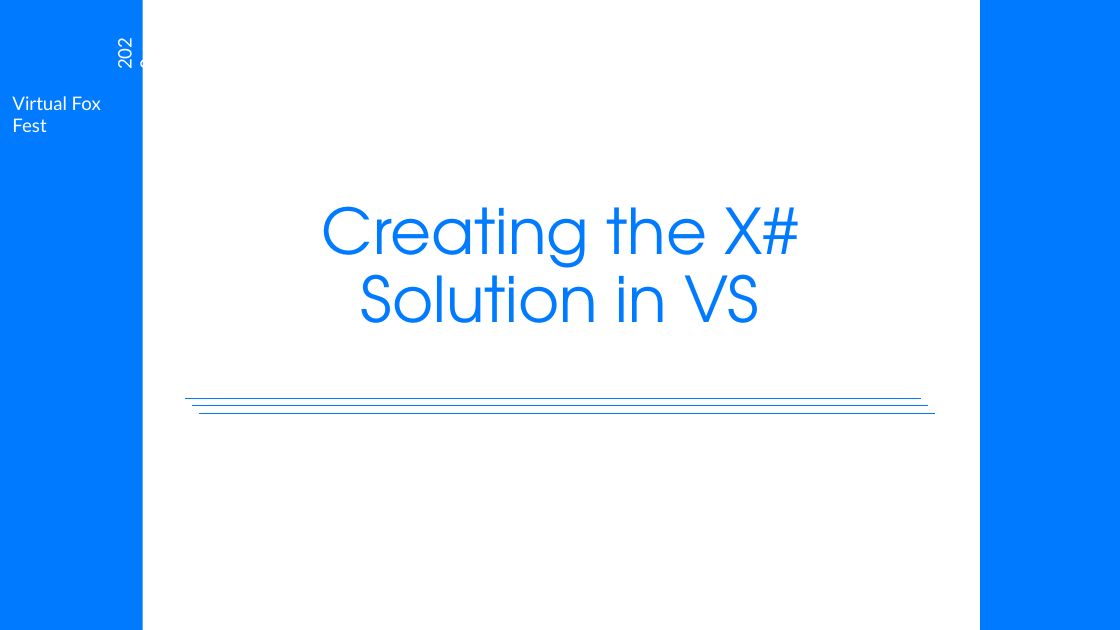
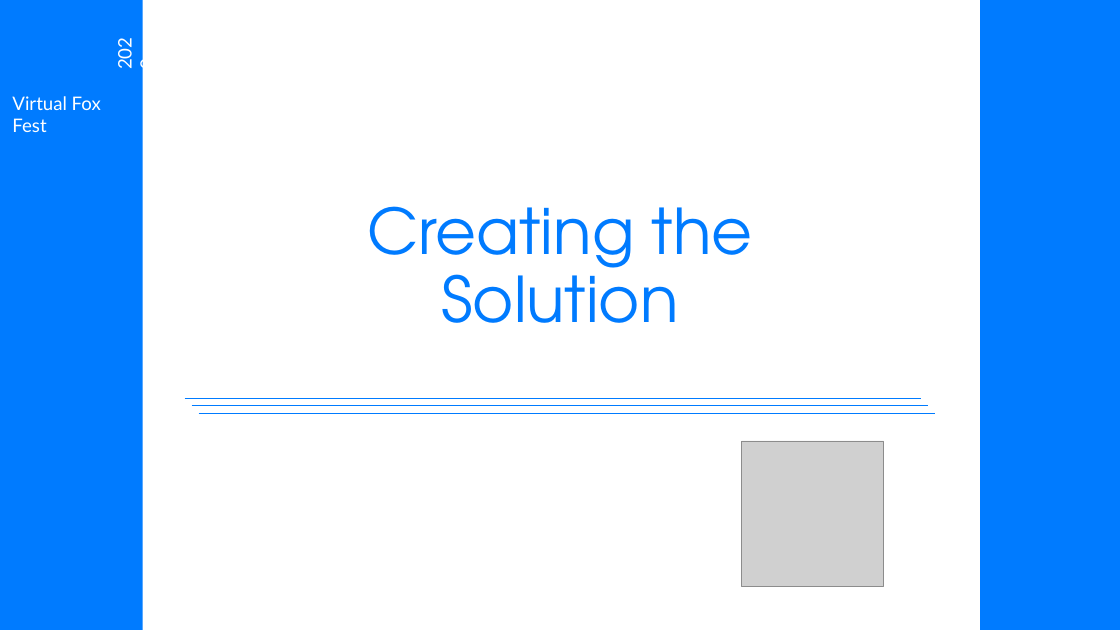
Before and after one commit to eselje/XToDos, a slide deck: slide 10 of Docs/Selje_XSharpFromScratch_Slides.pptx (slide 8 before the commit). Drawn at 1120x630 pixels with LibreOffice and Linux fonts; fonts in the diff are those of the drawing; grey boxes stand for pictures; background and template pictures are left out. Boxes give left, top, right and bottom in pixels: in the first picture for what was removed or moved away, otherwise in the second. Text is boxed around its words. In the diff, an @@ line names an element or a change of style, - is before the commit and + after.

```diff
--- a/Docs/Selje_XSharpFromScratch_Slides.pptx
+++ b/Docs/Selje_XSharpFromScratch_Slides.pptx
@@ title at (367, 206, 753, 323): text changed @@
-Creating the X# Solution in VS
+Creating the Solution
@@ picture added at (742, 441, 884, 586) @@
```
Also in this commit, not shown: 5 other slides changed, 27 slides added, 2 slides removed, 5 other files.
